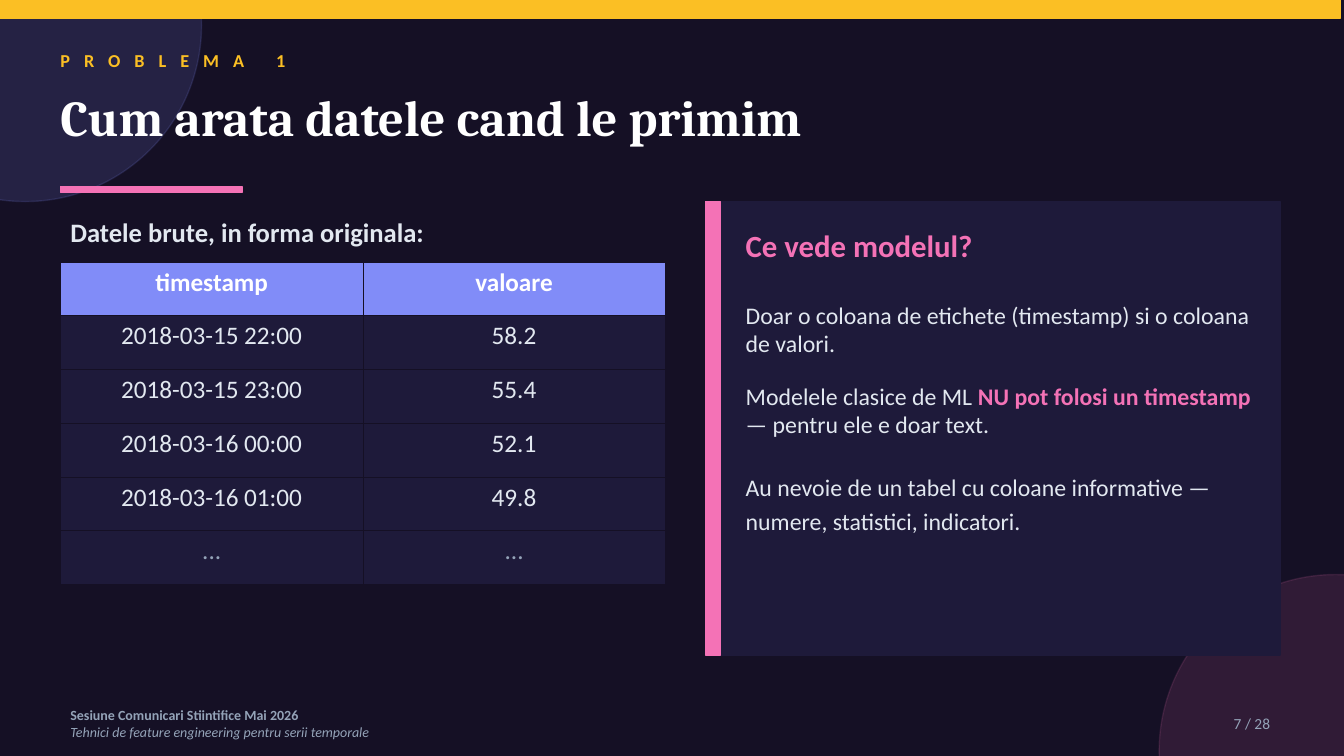
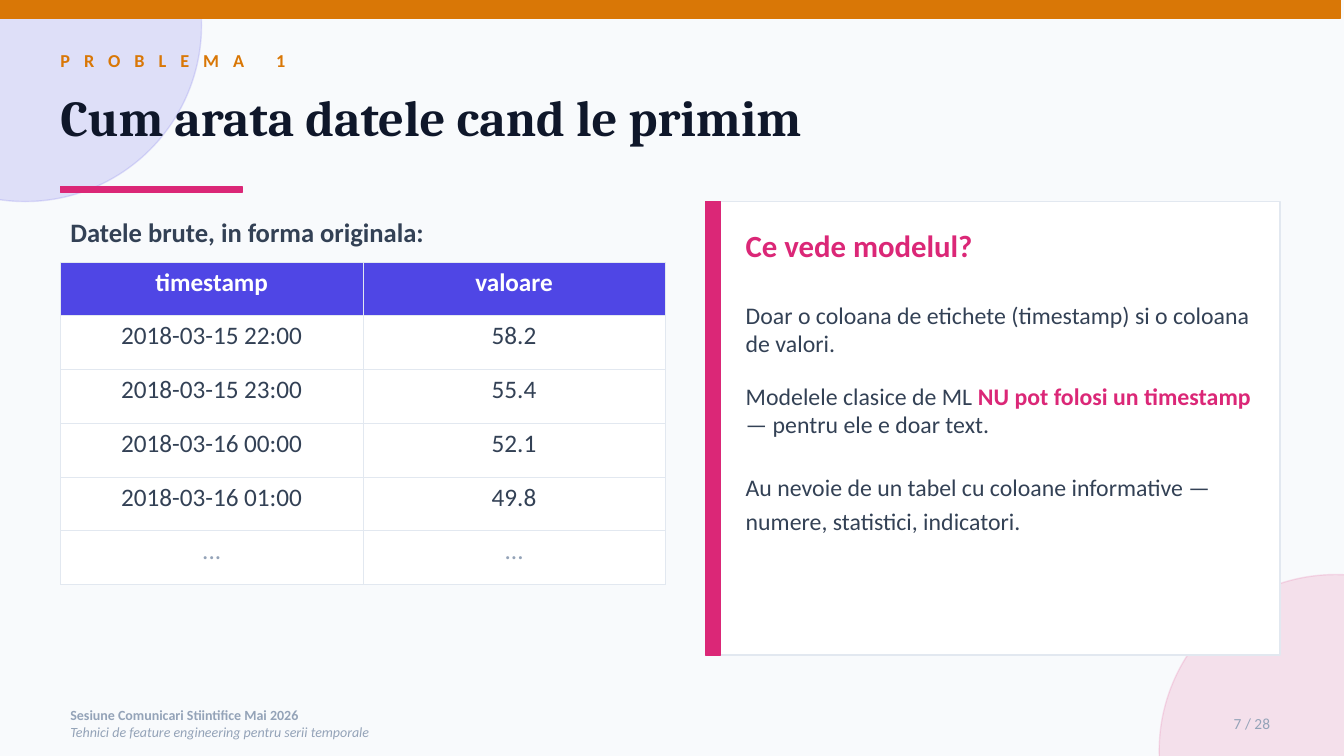
Before and after one commit to diana-nenu/Disertatie_AI_Platform, a slide deck: slide 7 of docs/SCSS/SCSS_FeatureEngineering_Diana_Nenu.pptx. Drawn at 1344x756 pixels with LibreOffice and Linux fonts; fonts in the diff are those of the drawing. Boxes give left, top, right and bottom in pixels: in the first picture for what was removed or moved away, otherwise in the second. Text is boxed around its words. In the diff, an @@ line names an element or a change of style, - is before the commit and + after.

```diff
--- a/docs/SCSS/SCSS_FeatureEngineering_Diana_Nenu.pptx
+++ b/docs/SCSS/SCSS_FeatureEngineering_Diana_Nenu.pptx
@@ background #151025 to #F8FAFC @@
@@ ellipse at bbox=[0, 0, 202, 202]: fill #818CF8 at 15% opacity to #4F46E5 at 15% opacity; outline #818CF8 1 pt to #4F46E5 1 pt @@
@@ rectangle at bbox=[0, 0, 1341, 18]: fill #FBBF24 to #D97706; outline #FBBF24 1 pt to #D97706 1 pt @@
@@ text "PROBLEMA 1" at bbox=[276, 55, 285, 67]: text colour #FBBF24 to #D97706 @@
@@ text "Cum arata datele cand le ..." at bbox=[60, 90, 802, 147]: text colour #FFFFFF to #0F172A @@
@@ text "Datele brute, in forma originala:" at bbox=[70, 223, 424, 247]: text colour #E2E8F0 to #334155 @@
@@ rectangle at bbox=[60, 187, 242, 193]: fill #F472B6 to #DB2777; outline #F472B6 1 pt to #DB2777 1 pt @@
@@ rectangle at bbox=[706, 202, 1280, 655]: fill #1E1A3A to #FFFFFF; outline #1E1A3A 1 pt to #E2E8F0 1 pt @@
@@ rectangle at bbox=[706, 202, 721, 655]: fill #F472B6 to #DB2777; outline #F472B6 1 pt to #DB2777 1 pt @@
@@ text "Ce vede modelul? Doar o ..." at bbox=[746, 235, 1251, 533]: text colour #F472B6 to #DB2777 in "Ce vede modelul? NU pot folosi un ..."; text colour #E2E8F0 to #334155 in "Doar o coloana de etichete (timestamp) si ..." @@
@@ table at bbox=[60, 262, 665, 585] @@
@@ fill #818CF8 to #4F46E5 in row 1 @@
@@ fill #1E1A3A to #FFFFFF in 10 cells @@
@@ text colour #E2E8F0 to #334155 in "2018-03-15 22:00", "58.2", "2018-03-15 23:00", "55.4" and 4 more places @@
@@ borders changed @@
@@ ellipse at bbox=[1159, 575, 1344, 756]: fill #F472B6 at 12% opacity to #DB2777 at 12% opacity; outline #F472B6 1 pt to #DB2777 1 pt @@
```
Also in this commit, not shown: 27 other slides changed.
